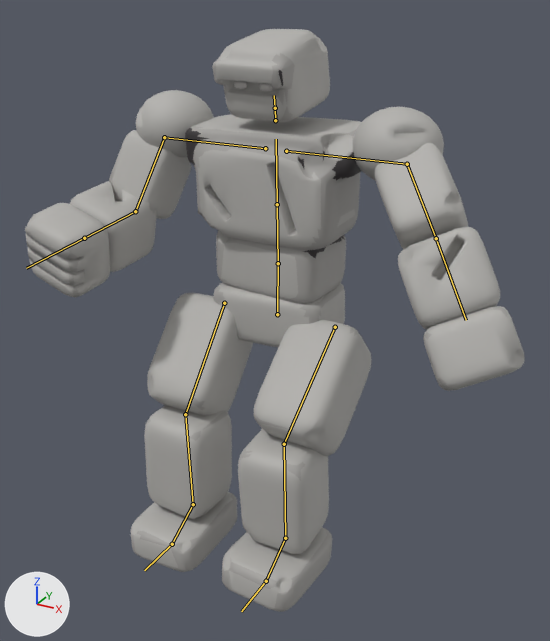
An edit to the FBX model Assets/Resources/Bodies/Golem.fbx, drawn before and after from the same camera.
Before and after are seen from a 50 mm lens placed at (0.613, -1.125, 1.032), pointed at (0.055, -0.111, 0.525). The axes (+X, +Y, +Z) are drawn at lower left. The lights are the same throughout. The first picture is the older version. Both versions are drawn at frame 1 of the action 'Golem|Strum'; the numbers are the values there. The bones that change, and the others that lie on the model, are drawn over the model as lines.

In view in the first picture: 'GolemMesh'.
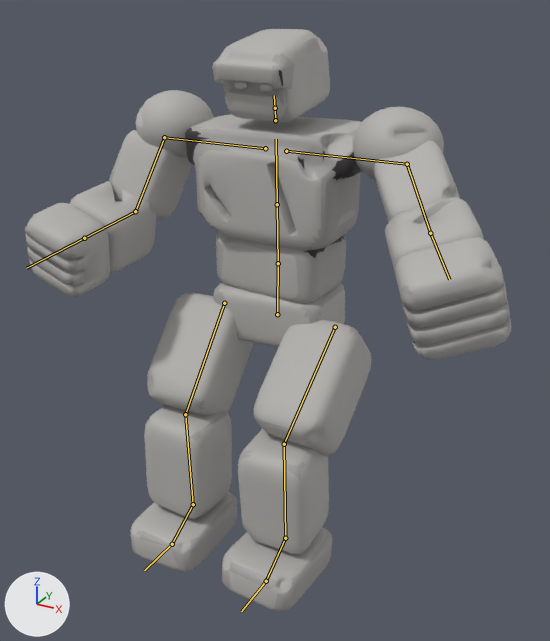
Where the change shows, as pixel boxes [x1, y1, x2, y2] in the pictures (550 x 641 px):
'GolemMesh', posed
    before: [25, 29, 525, 612]
    after: [25, 29, 511, 612]
bone 'LeftUpperArm', root to tip
    before: (407, 164) to (436, 238)
    after: (407, 164) to (430, 233)
bone 'LeftLowerArm', root to tip
    before: (436, 238) to (466, 320)
    after: (430, 233) to (449, 279)

What the commit changed:
Bone 'LeftUpperArm' (bone_leftupperarm) turns from (-56, -48, 0) to (-58, -56, 0) degrees about its own x, y and z.
Bone 'LeftLowerArm' (bone_leftlowerarm) turns from (0, 0, 22) to (0, 0, -20) degrees about its own x, y and z.
